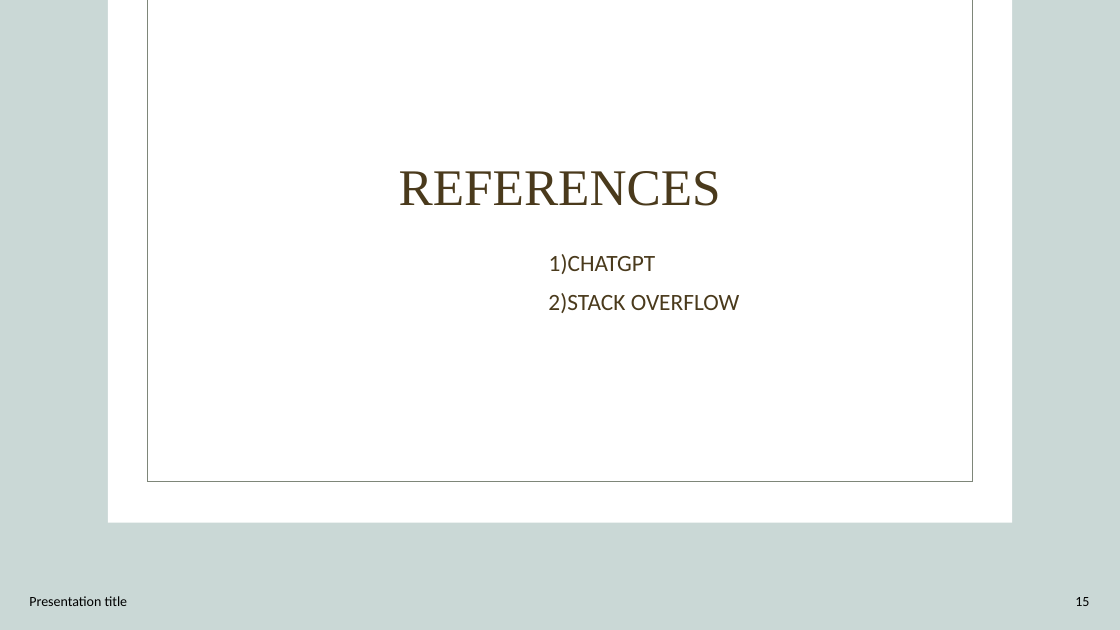
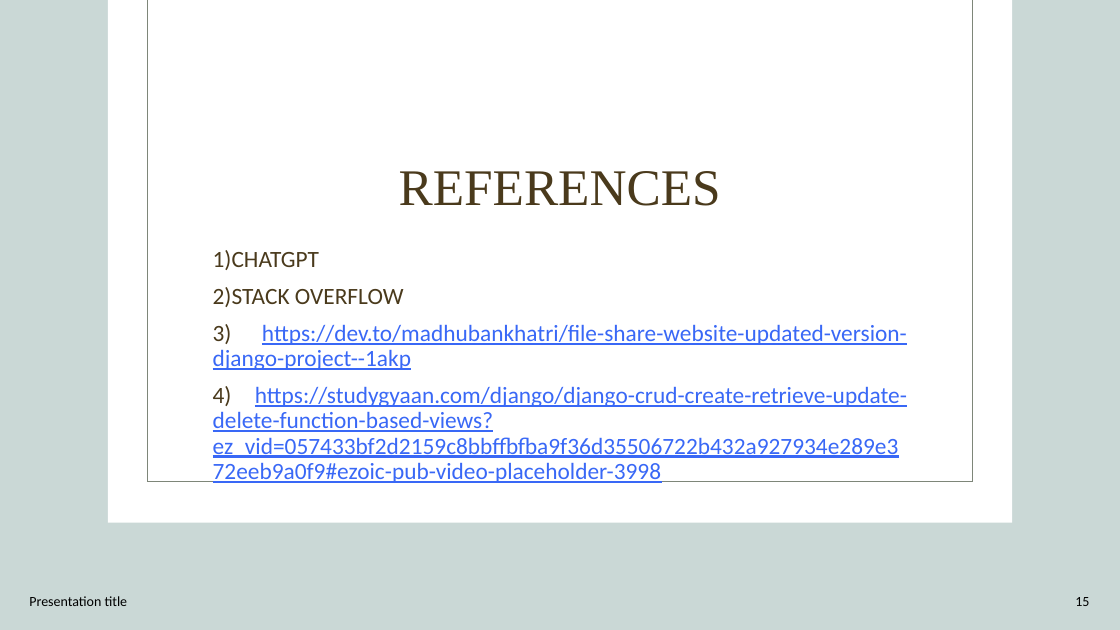
Before and after one commit to hemaprabham/ONLINE-STUDY-NOTES, a slide deck: slide 15 of ONLINE STUDY NOTES PORTAL.pptx. Drawn at 1120x630 pixels with LibreOffice and Linux fonts; fonts in the diff are those of the drawing; background and template pictures are left out. Boxes give left, top, right and bottom in pixels: in the first picture for what was removed or moved away, otherwise in the second. Text is boxed around its words. In the diff, an @@ line names an element or a change of style, - is before the commit and + after.

```diff
--- a/ONLINE STUDY NOTES PORTAL.pptx
+++ b/ONLINE STUDY NOTES PORTAL.pptx
@@ text at (213, 250, 404, 307): alignment centre to justified; line spacing 1 to 0.9 @@
@@ text at (213, 324, 907, 483): paragraphs added @@
+3) https://dev.to/madhubankhatri/file-share-website-updated-version-django-project--1akp
+4) https://studygyaan.com/django/django-crud-create-retrieve-update-delete-function-based-views?ez_vid=057433bf2d2159c8bbffbfba9f36d35506722b432a927934e289e372eeb9a0f9#ezoic-pub-video-placeholder-3998
```
Also in this commit, not shown: 1 other slide changed, 55 other files.
